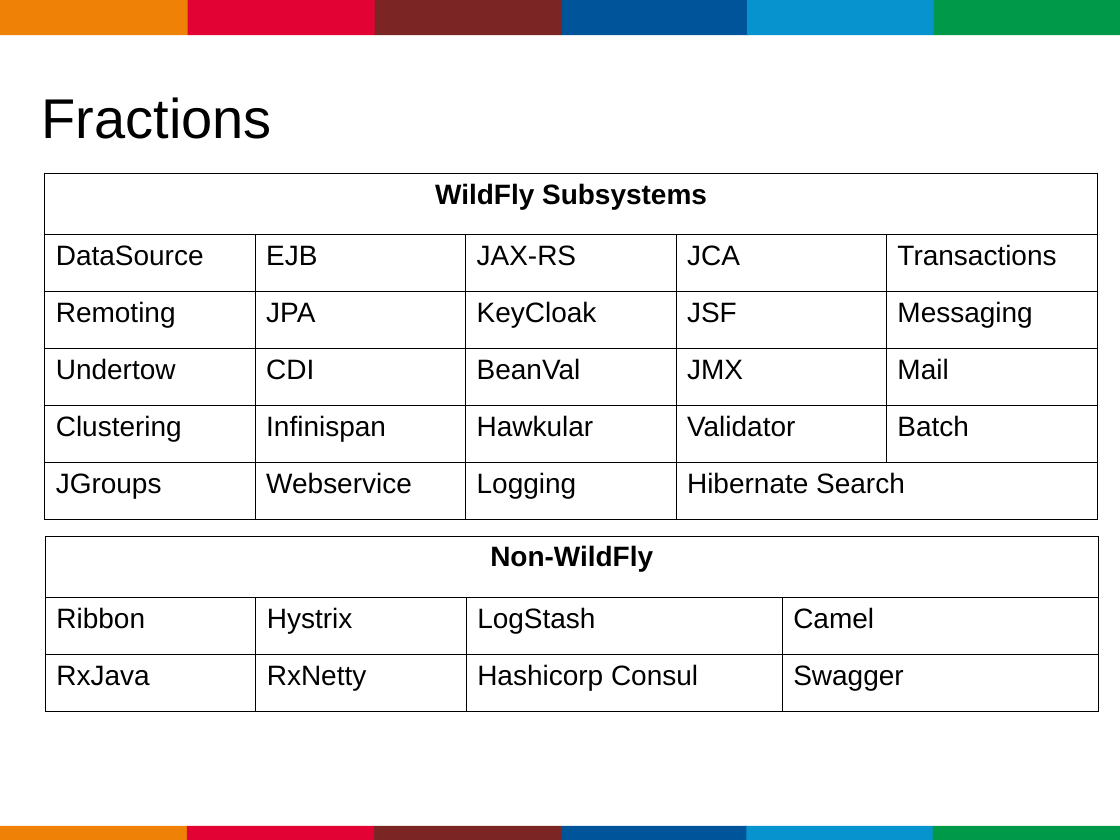
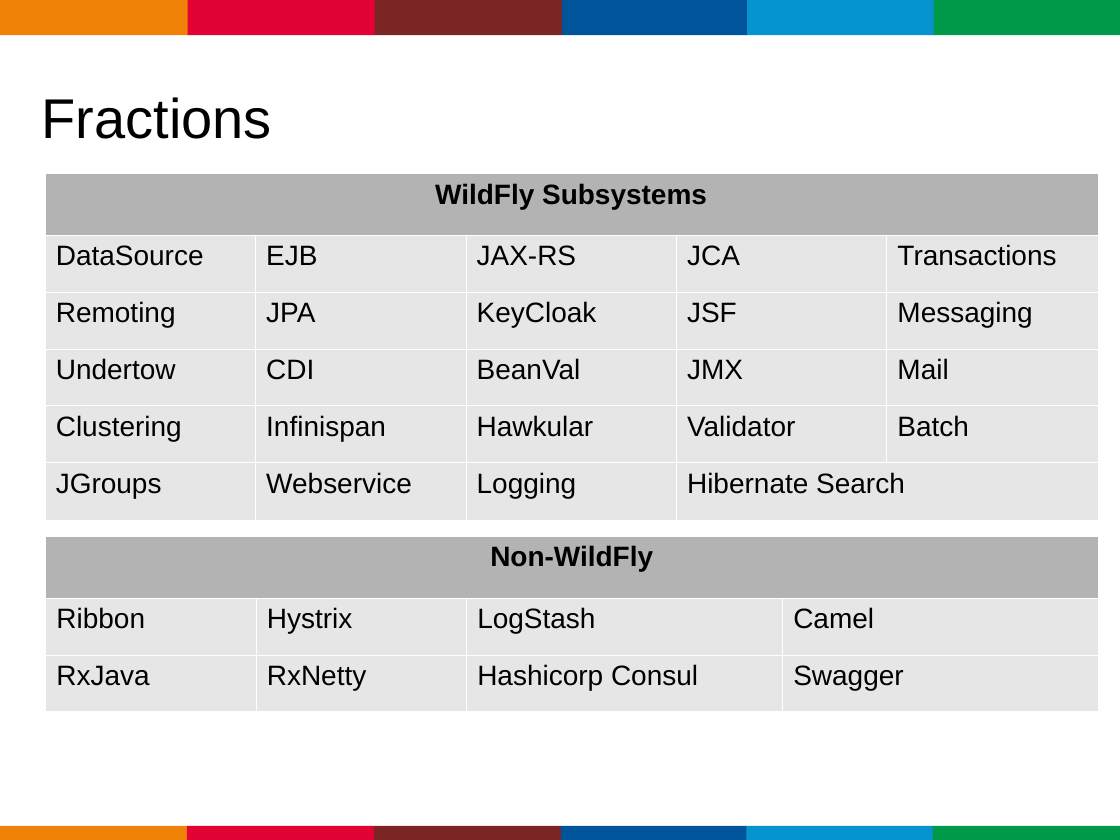
Before and after one commit to gastaldi/talks, a slide deck: slide 18 of WildFlySwarm/TDC 2017/wildflyswarm.odp. Drawn at 1120x840 pixels with LibreOffice and Linux fonts; fonts in the diff are those of the drawing; background and template pictures are left out. Boxes give left, top, right and bottom in pixels: in the first picture for what was removed or moved away, otherwise in the second. Text is boxed around its words. In the diff, an @@ line names an element or a change of style, - is before the commit and + after.

```diff
--- a/WildFlySwarm/TDC 2017/wildflyswarm.odp
+++ b/WildFlySwarm/TDC 2017/wildflyswarm.odp
@@ table at (45, 174, 1099, 521) @@
@@ fill none to #B3B3B3 in row 1, column 1 @@
@@ fill none to #E6E6E6 in 24 cells @@
@@ borders changed @@
@@ table at (46, 536, 1099, 712) @@
@@ fill none to #B3B3B3 in row 1, column 1 @@
@@ fill none to #E6E6E6 in 8 cells @@
@@ borders changed @@
```
Also in this commit, not shown: 1 other slide changed, 4 slides added, 1 slide removed.
